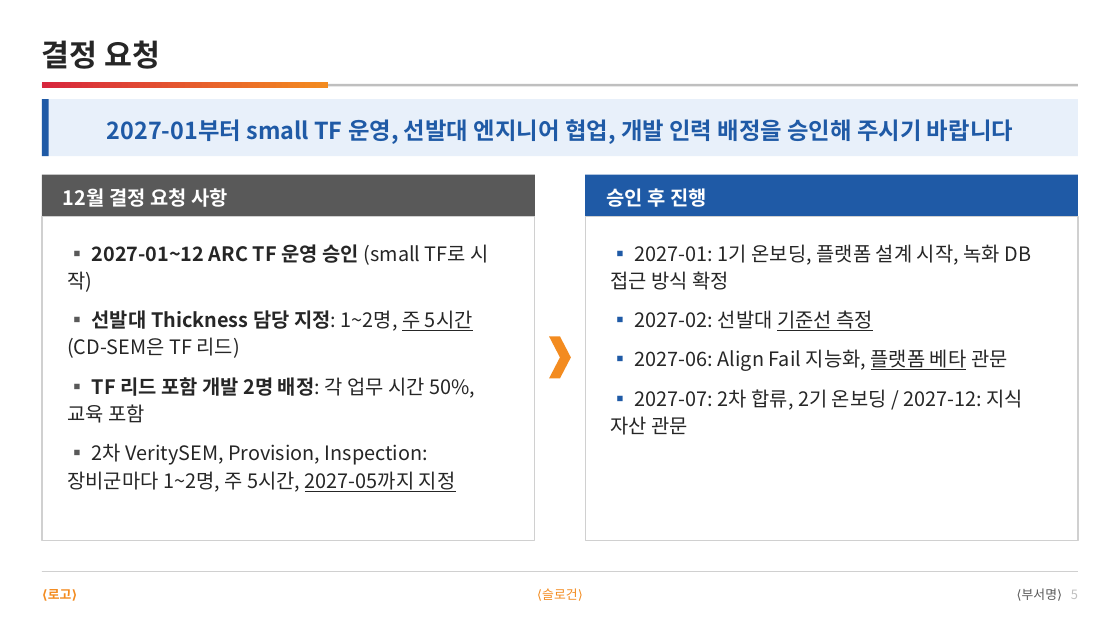
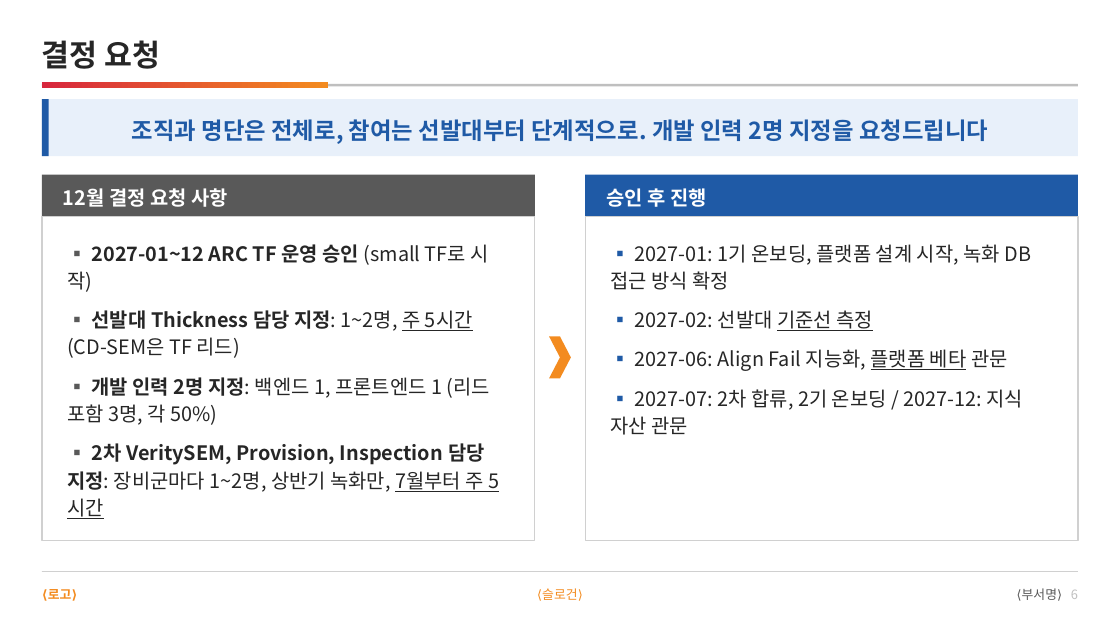
Before and after one commit to DarrenKoi/pm_notes, a slide deck: slide 6 of my-task/arc-tf/deliverables/arc-tf-exec-summary.pptx (slide 5 before the commit). Drawn at 1120x630 pixels with LibreOffice and Linux fonts; fonts in the diff are those of the drawing. Boxes give left, top, right and bottom in pixels: in the first picture for what was removed or moved away, otherwise in the second. Text is boxed around its words. In the diff, an @@ line names an element or a change of style, - is before the commit and + after.

```diff
--- a/my-task/arc-tf/deliverables/arc-tf-exec-summary.pptx
+++ b/my-task/arc-tf/deliverables/arc-tf-exec-summary.pptx
@@ text at (132,119,988,144): text changed @@
-2027-01부터 small TF 운영, 선발대 엔지니어 협업, 개발 인력 배정을 승인해 주시기 바랍니다
+조직과 명단은 전체로, 참여는 선발대부터 단계적으로. 개발 인력 2명 지정을 요청드립니다
@@ text at (67,377,490,492): text changed @@
-▪ TF 리드 포함 개발 2명 배정: 각 업무 시간 50%, 교육 포함
-▪ 2차 VeritySEM, Provision, Inspection: 장비군마다 1~2명, 주 5시간, 2027-05까지 지정
+▪ 개발 인력 2명 지정: 백엔드 1, 프론트엔드 1 (리드 포함 3명, 각 50%)
+▪ 2차 VeritySEM, Provision, Inspection 담당 지정: 장비군마다 1~2명, 상반기 녹화만, 7월부터 주 5시간
```
Also in this commit, not shown: 1 slide added, 15 other files.
